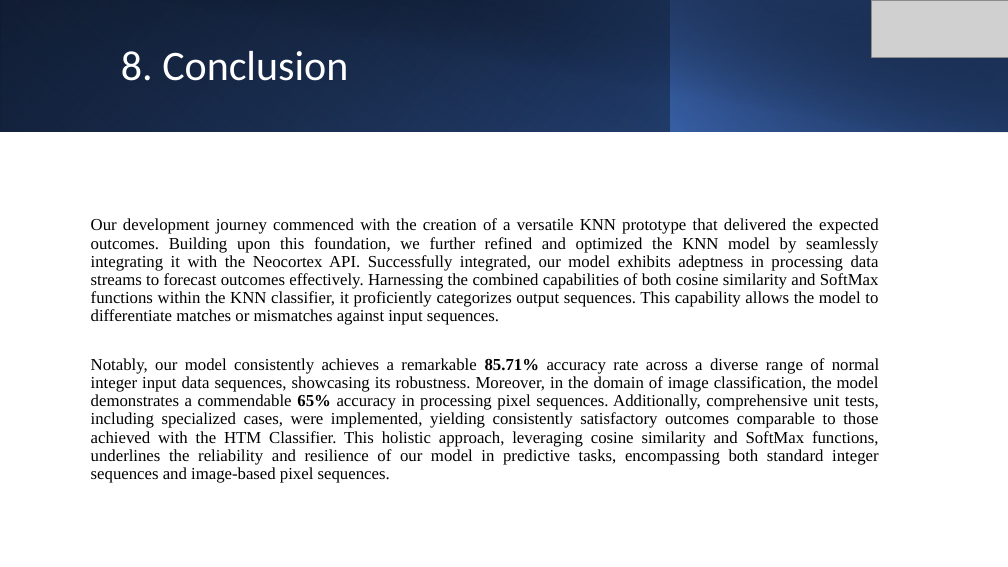
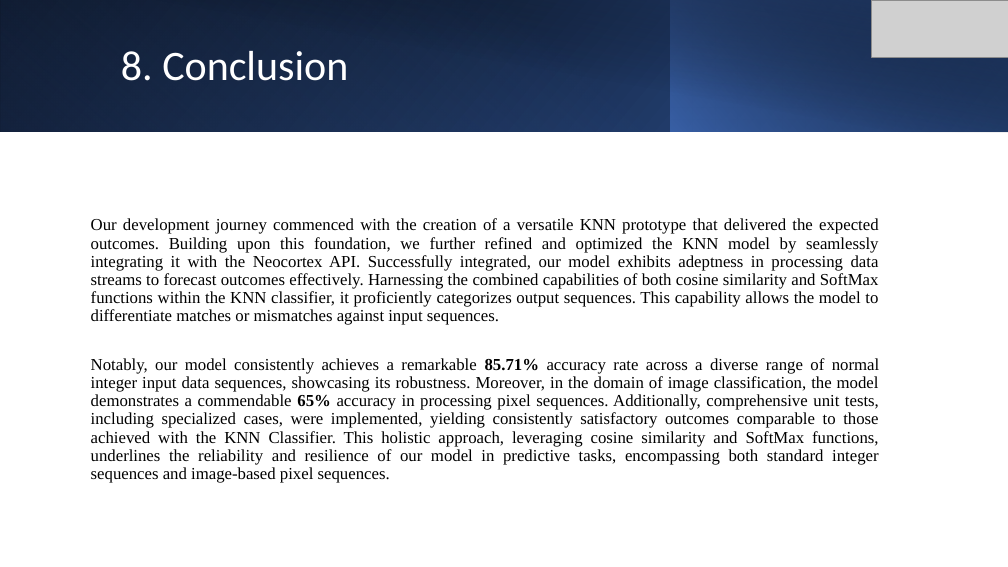
Before and after one commit to IndranilSaha09/neocortexapi, a slide deck: slide 13 of source/MySEProject/IMPLEMENT AND INVESTIGATE KNN - rookie_developer.pptx. Drawn at 1008x567 pixels with LibreOffice and Linux fonts; fonts in the diff are those of the drawing; grey boxes stand for pictures. Boxes give left, top, right and bottom in pixels: in the first picture for what was removed or moved away, otherwise in the second. Text is boxed around its words. In the diff, an @@ line names an element or a change of style, - is before the commit and + after.

Commit message:
PPTX Commit update

```diff
--- a/source/MySEProject/IMPLEMENT AND INVESTIGATE KNN - rookie_developer.pptx
+++ b/source/MySEProject/IMPLEMENT AND INVESTIGATE KNN - rookie_developer.pptx
@@ text at [91, 358, 879, 483]: text changed @@
-Notably, our model consistently achieves a remarkable 85.71% accuracy rate across a diverse range of normal integer input data sequences, showcasing its robustness. Moreover, in the domain of image classification, the model demonstrates a commendable 65% accuracy in processing pixel sequences. Additionally, comprehensive unit tests, including specialized cases, were implemented, yielding consistently satisfactory outcomes comparable to those achieved with the HTM Classifier. This holistic approach, leveraging cosine similarity and SoftMax functions, underlines the reliability and resilience of our model in predictive tasks, encompassing both standard integer sequences and image-based pixel sequences.
+Notably, our model consistently achieves a remarkable 85.71% accuracy rate across a diverse range of normal integer input data sequences, showcasing its robustness. Moreover, in the domain of image classification, the model demonstrates a commendable 65% accuracy in processing pixel sequences. Additionally, comprehensive unit tests, including specialized cases, were implemented, yielding consistently satisfactory outcomes comparable to those achieved with the KNN Classifier. This holistic approach, leveraging cosine similarity and SoftMax functions, underlines the reliability and resilience of our model in predictive tasks, encompassing both standard integer sequences and image-based pixel sequences.
```
Also in this commit, not shown: 1 other slide changed.
